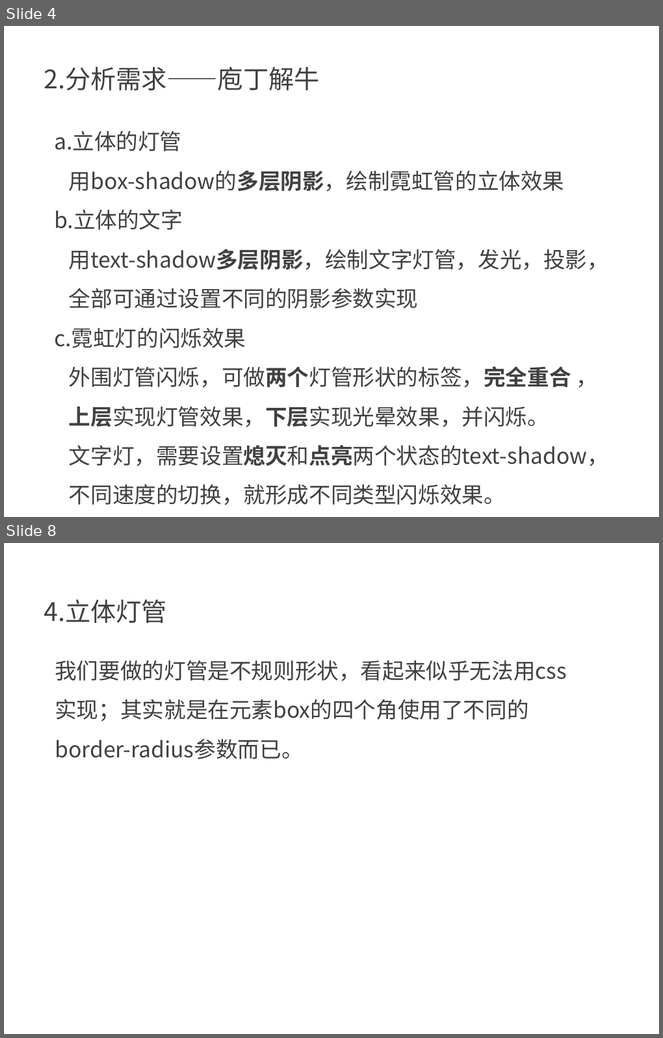
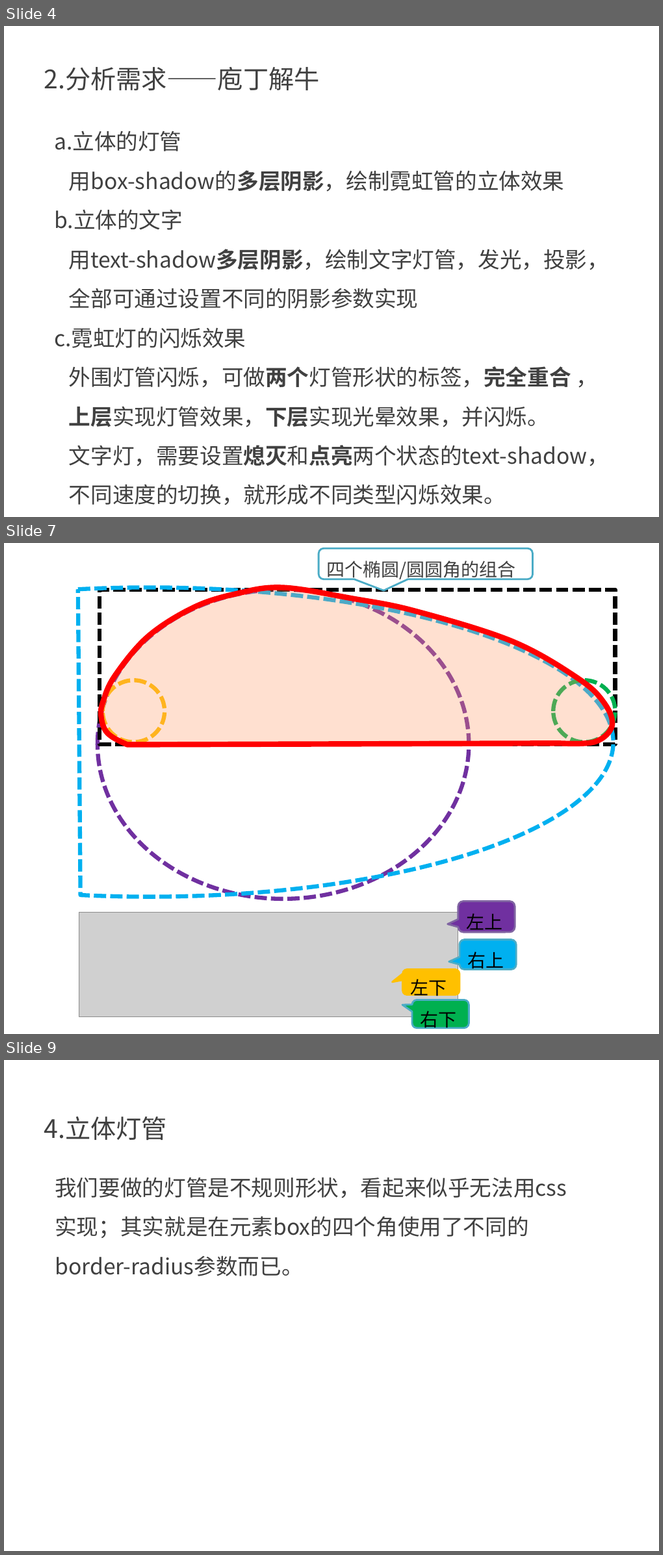
Before and after one commit to kong66/webAni, a slide deck: 7-neon2/neon2.pptx. Shown one above the other, each under a label of ours: slides 4 and 8 before the commit, slides 4, 7 and 9 after it; the slides between them are not shown. The pictures are 663x1038 and 663x1555 pixels, drawn with LibreOffice and Linux fonts; fonts in the diff are those of the drawing; grey boxes stand for pictures. Boxes give left, top, right and bottom in pixels: in the first picture for what was removed or moved away, otherwise in the second. Text is boxed around its words. In the diff, an @@ line names an element or a change of style, - is before the commit and + after.

```diff
--- a/7-neon2/neon2.pptx
+++ b/7-neon2/neon2.pptx
@@ slide 7 added at bbox=[4, 543, 659, 1034], background #FFFFFF @@
@@ rounded speech box added at bbox=[319, 548, 532, 579], fill #FFFFFF, outline #4BACC6 2 pt, 20 pt, text #404040 @@
+四个椭圆/圆圆角的组合
@@ group added at bbox=[4, 588, 615, 899]: 3 ellipses, 1 rectangle, 1 chord (boxed as its full ellipse), 1 freeform shape @@
@@ picture added at bbox=[79, 913, 458, 1017] @@
@@ rounded speech box added at bbox=[458, 901, 515, 932], fill #7030A0, outline #8064A2 2 pt, 20 pt, text #000000 @@
+左上
@@ rounded speech box added at bbox=[460, 940, 516, 970], fill #00B0F0, outline #4BACC6 2 pt, 20 pt, text #000000 @@
+右上
@@ rounded speech box added at bbox=[403, 969, 460, 995], fill #FFC000, outline #FFC000 2 pt, 20 pt, text #000000 @@
+左下
@@ rounded speech box added at bbox=[412, 1001, 469, 1029], fill #00B050, outline #4BACC6 2 pt, 20 pt, text #000000 @@
+右下
@@ what was slide 8 is now slide 9 @@
```
Also in this commit, not shown: 2 slides changed, 1 other slide added, 1 slide removed.
